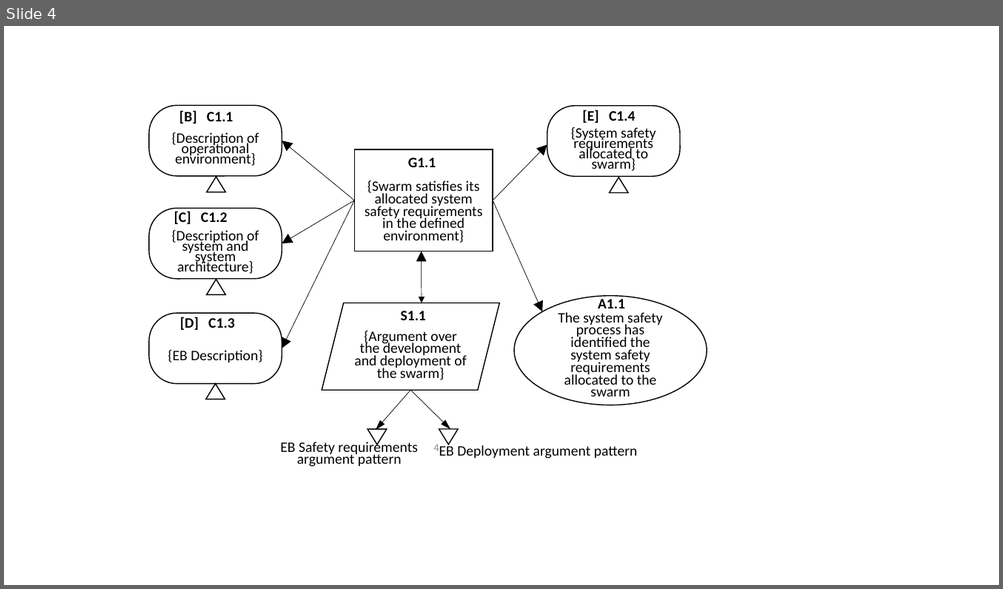
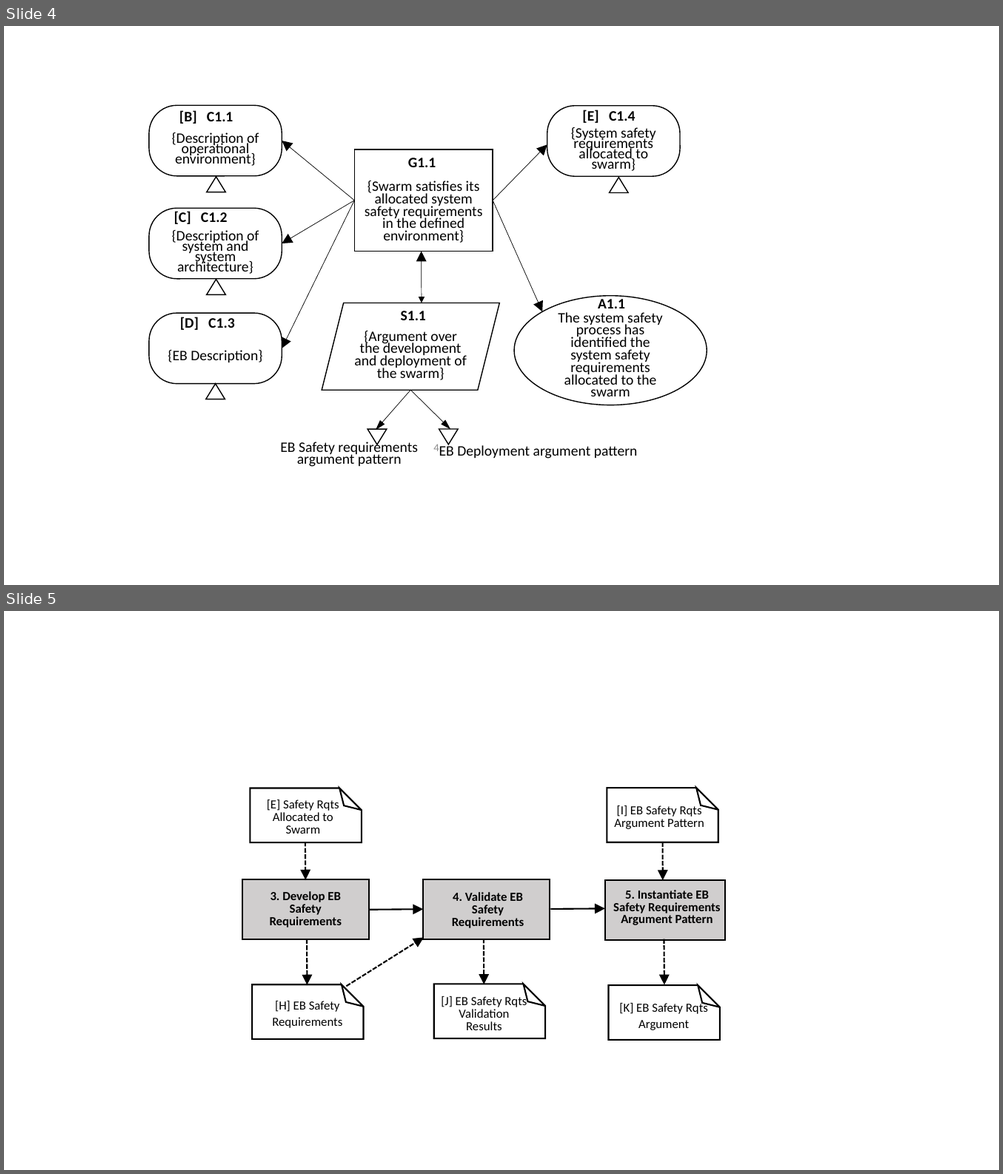
Before and after one commit to TSL-UOB/TAS-AssuranceFWK-Swarms, a slide deck: source/figures/Stage1-2_Figs.pptx. Shown one above the other, each under a label of ours: slide 4 before the commit, slides 4 and 5 after it. The pictures are 1003x589 and 1003x1174 pixels, drawn with LibreOffice and Linux fonts; fonts in the diff are those of the drawing. Boxes give left, top, right and bottom in pixels: in the first picture for what was removed or moved away, otherwise in the second. Text is boxed around its words. In the diff, an @@ line names an element or a change of style, - is before the commit and + after.

Commit message:
IEEE P7001 Transparency Standard Requirements for Cloakroom Draft - 04 Oct 2022

```diff
--- a/source/figures/Stage1-2_Figs.pptx
+++ b/source/figures/Stage1-2_Figs.pptx
@@ slide 5 added at bbox=[4, 611, 999, 1170], background #FFFFFF @@
@@ folded corner added at bbox=[607, 788, 718, 843], outline #000000 1.5 pt @@
@@ folded corner added at bbox=[250, 789, 361, 843], outline #000000 1.5 pt @@
@@ text added at bbox=[267, 800, 339, 834], 12 pt, text #000000 @@
+[E] Safety Rqts Allocated to Swarm
@@ text added at bbox=[614, 805, 704, 829], 12 pt, text #000000 @@
+[I] EB Safety Rqts Argument Pattern
@@ arrow added from (305, 843) to (305, 880), #000000 1.5 pt dashed @@
@@ arrow added from (663, 843) to (663, 880), #000000 1.5 pt dashed @@
@@ rectangle added at bbox=[242, 880, 369, 940], fill #D0CECE, outline #000000 1.5 pt @@
@@ text added at bbox=[270, 891, 341, 928], 12 pt, text #000000, bold @@
+3. Develop EB Safety Requirements
@@ rectangle added at bbox=[424, 880, 550, 940], fill #D0CECE, outline #000000 1.5 pt @@
@@ text added at bbox=[452, 892, 523, 928], 12 pt, text #000000, bold @@
+4. Validate EB Safety Requirements
@@ rectangle added at bbox=[605, 880, 725, 941], fill #D0CECE, outline #000000 1.5 pt @@
@@ text added at bbox=[613, 890, 720, 925], 12 pt, text #000000, bold @@
+5. Instantiate EB Safety Requirements Argument Pattern
@@ arrow added from (369, 910) to (424, 909), #000000 1.5 pt @@
@@ arrow added from (551, 909) to (605, 908), #000000 1.5 pt @@
@@ arrow added from (307, 940) to (307, 985), #000000 1.5 pt dashed @@
@@ arrow added from (347, 986) to (424, 938), #000000 1.5 pt dashed @@
@@ arrow added from (484, 940) to (484, 985), #000000 1.5 pt dashed @@
@@ arrow added from (663, 940) to (664, 985), #000000 1.5 pt dashed @@
@@ folded corner added at bbox=[253, 985, 364, 1039], outline #000000 1.5 pt @@
@@ folded corner added at bbox=[434, 984, 545, 1039], outline #000000 1.5 pt @@
@@ folded corner added at bbox=[609, 985, 720, 1040], outline #000000 1.5 pt @@
@@ text added at bbox=[272, 1001, 342, 1028], 12 pt, text #000000 @@
+[H] EB Safety Requirements
@@ text added at bbox=[441, 996, 526, 1031], 12 pt, text #000000 @@
+[J] EB Safety Rqts Validation Results
@@ text added at bbox=[619, 1002, 708, 1031], 12 pt, text #000000 @@
+[K] EB Safety Rqts Argument
```
Also in this commit, not shown: 2 other files.
